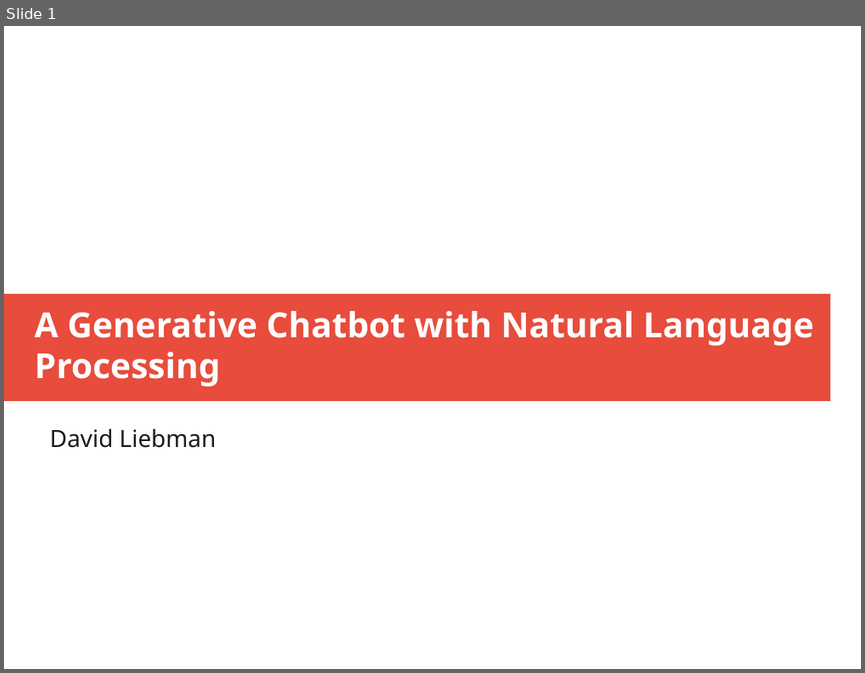
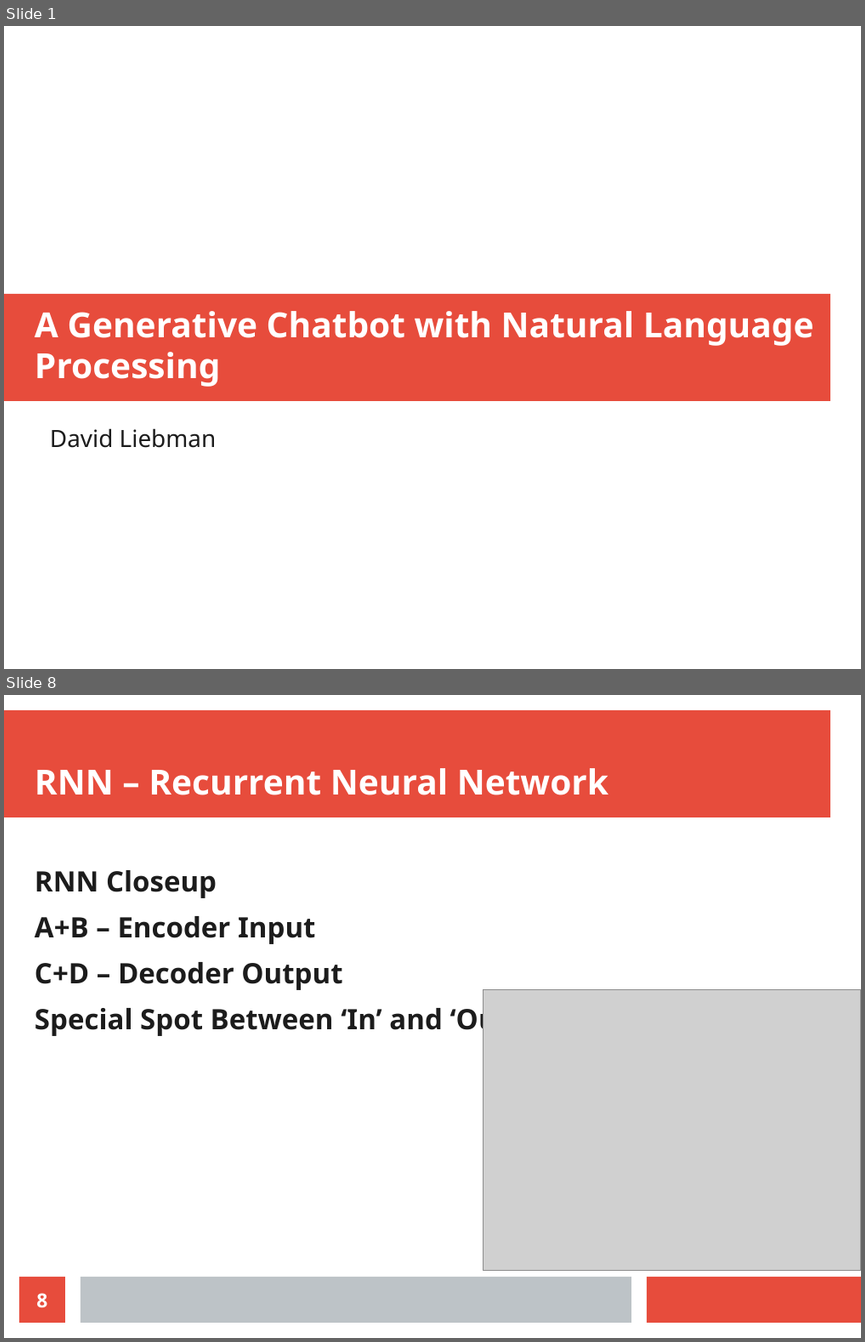
Before and after one commit to radiodee1/liebman_spring20, a slide deck: pdf/thesis_presentation.odp. Shown one above the other, each under a label of ours: slide 1 before the commit, slides 1 and 8 after it; the slides between them are not shown. The pictures are 865x673 and 865x1342 pixels, drawn with LibreOffice and Linux fonts; fonts in the diff are those of the drawing; grey boxes stand for pictures. Boxes give left, top, right and bottom in pixels: in the first picture for what was removed or moved away, otherwise in the second. Text is boxed around its words. In the diff, an @@ line names an element or a change of style, - is before the commit and + after.

```diff
--- a/pdf/thesis_presentation.odp
+++ b/pdf/thesis_presentation.odp
@@ slide 8 added at (4,695,861,1338), background #FFFFFF @@
@@ rectangle added at (4,710,830,818), fill #E74C3C @@
@@ title added at (35,768,608,795), 32 pt, text #FFFFFF, bold @@
+RNN – Recurrent Neural Network
@@ text added at (35,870,516,1037), 26 pt, text #1C1C1C, bold @@
+RNN Closeup
+A+B – Encoder Input
+C+D – Decoder Output
+Special Spot Between ‘In’ and ‘Out’
@@ picture added at (483,990,861,1270) @@
@@ page number added at (19,1276,65,1322), fill #E74C3C, 18 pt, text #FFFFFF, bold @@
+8
@@ rectangle added at (80,1276,631,1322), fill #BDC3C7 @@
@@ rectangle added at (647,1276,861,1322), fill #E74C3C @@
```
Also in this commit, not shown: 7 other slides added, 1 slide removed.
